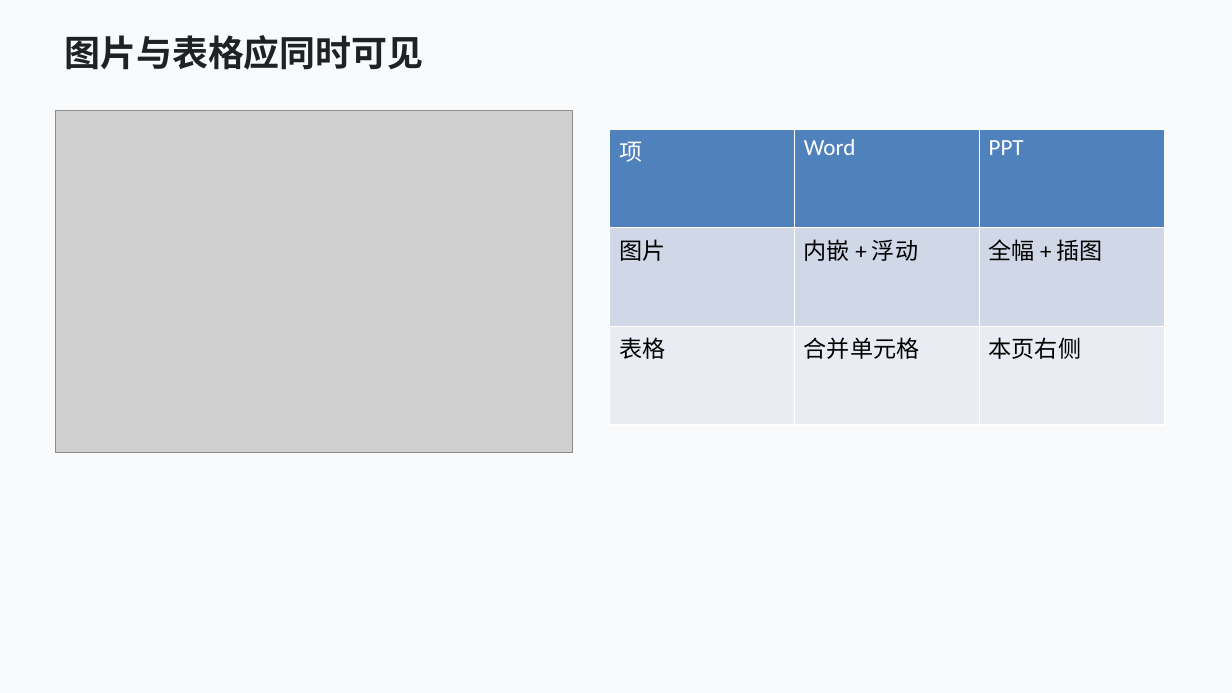
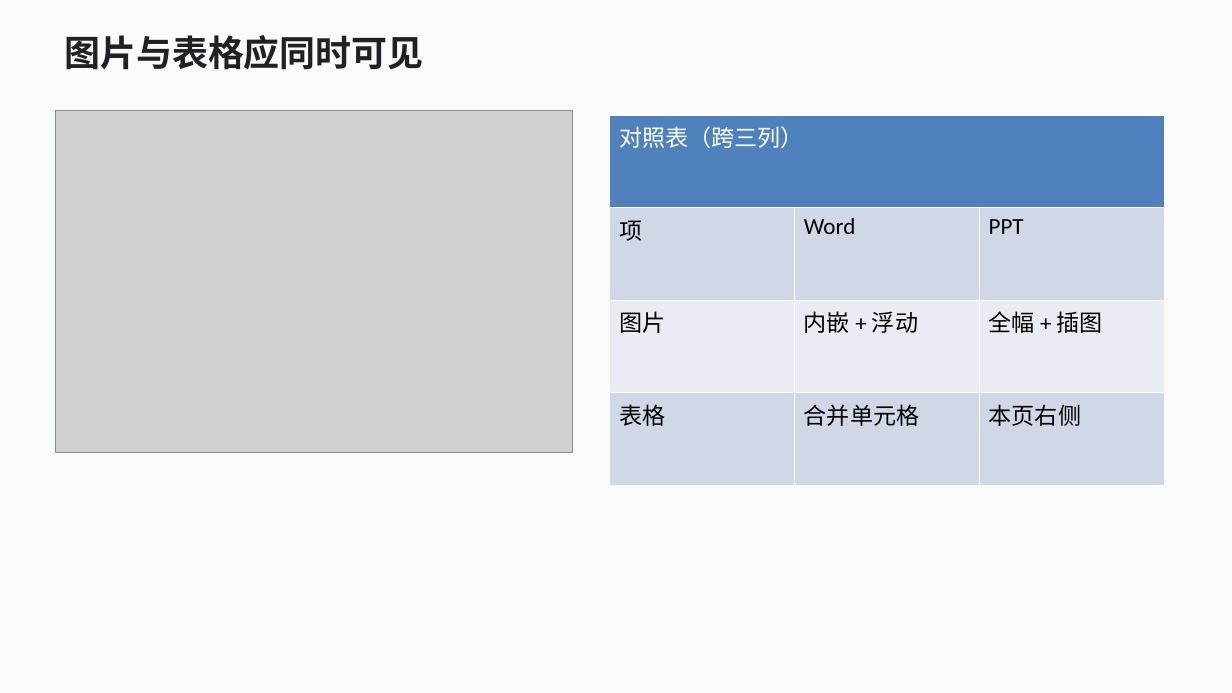
Before and after one commit to EthanBird/leafmark, a slide deck: slide 2 of public/office-fixtures/leafmark-sample.pptx. Drawn at 1232x693 pixels with LibreOffice and Linux fonts; fonts in the diff are those of the drawing; grey boxes stand for pictures. Boxes give left, top, right and bottom in pixels: in the first picture for what was removed or moved away, otherwise in the second. Text is boxed around its words. In the diff, an @@ line names an element or a change of style, - is before the commit and + after.

```diff
--- a/public/office-fixtures/leafmark-sample.pptx
+++ b/public/office-fixtures/leafmark-sample.pptx
@@ table at (610,116,1165,485) @@
+row 1: 对照表（跨三列） |  | 
@@ table: place and size @@
-table at (610,129,1165,425)
+table at (610,116,1165,485)
```
Also in this commit, not shown: 1 other slide changed, 12 other files.
